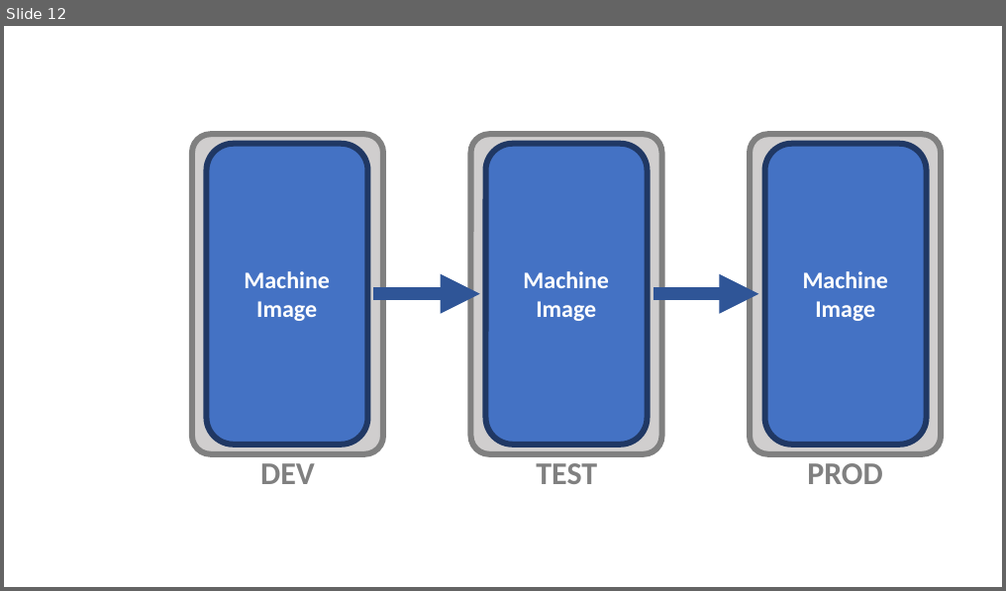
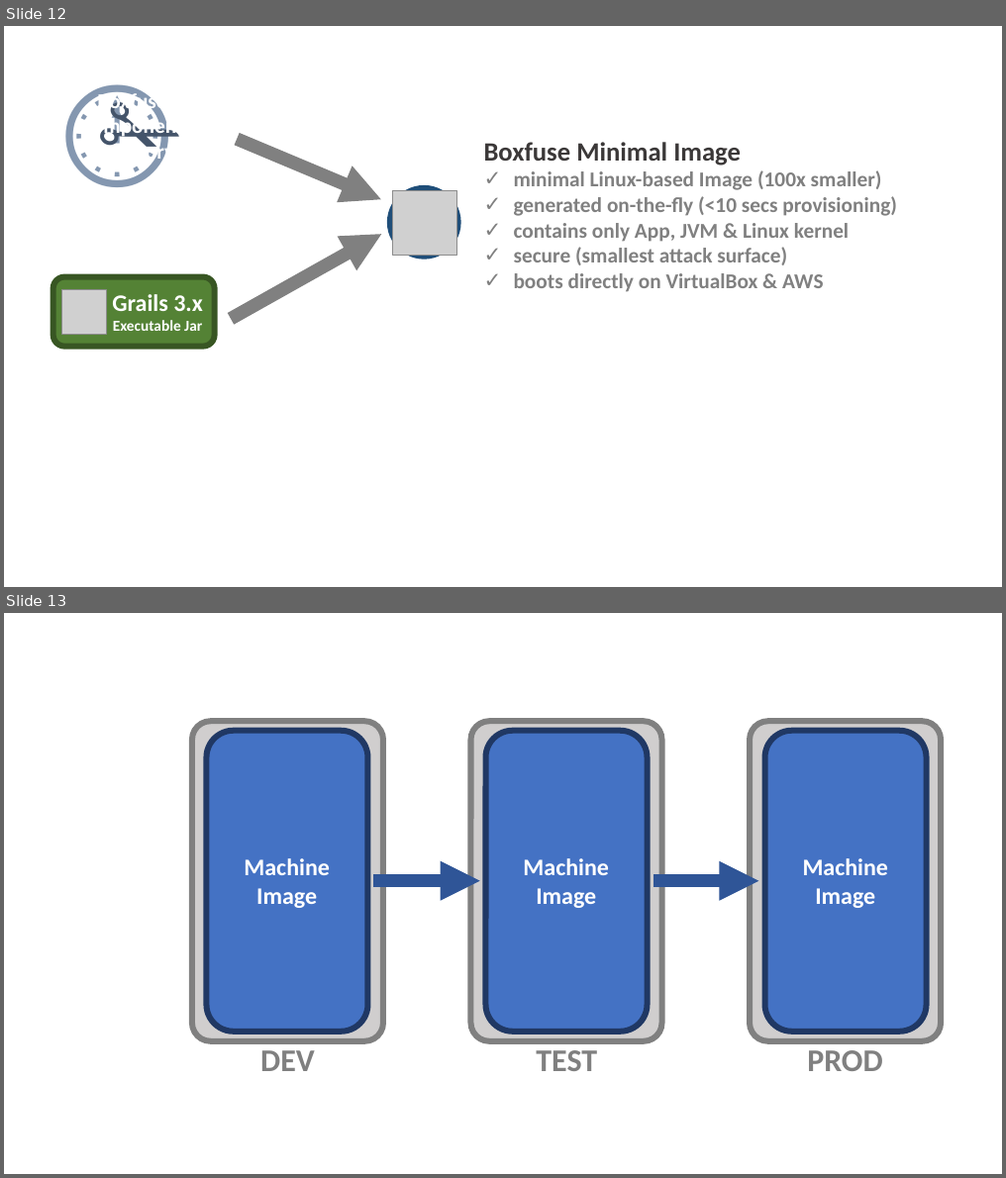
Before and after one commit to flyway/boxfuse.com, a slide deck: _sources/GettingStarted.pptx. Shown one above the other, each under a label of ours: slide 12 before the commit, slides 12 and 13 after it. The pictures are 1006x591 and 1006x1178 pixels, drawn with LibreOffice and Linux fonts; fonts in the diff are those of the drawing; grey boxes stand for pictures. Boxes give left, top, right and bottom in pixels: in the first picture for what was removed or moved away, otherwise in the second. Text is boxed around its words. In the diff, an @@ line names an element or a change of style, - is before the commit and + after.

Commit message:
Added Grails support

```diff
--- a/_sources/GettingStarted.pptx
+++ b/_sources/GettingStarted.pptx
@@ slide 12 added at bbox=[4, 26, 1002, 587], background #FFFFFF @@
@@ text added at bbox=[56, 40, 208, 204], 199 pt, text #8497B0 @@
+🕛
@@ text added at bbox=[95, 65, 169, 190], 151 pt, text #44546A @@
+✁
@@ text added at bbox=[81, 90, 184, 165], 32 pt, text #FFFFFF, bold @@
+Boxfuse Component Inventory
@@ arrow added from (237, 139) to (381, 199), #808080 20 pt @@
@@ text added at bbox=[484, 142, 897, 292], 32 pt, text #808080, bold @@
+Boxfuse Minimal Image
+✓ minimal Linux-based Image (100x smaller)
+✓ generated on-the-fly (<10 secs provisioning)
+✓ contains only App, JVM & Linux kernel
+✓ secure (smallest attack surface)
+✓ boots directly on VirtualBox & AWS
@@ ellipse added at bbox=[390, 188, 457, 256], fill #2E75B6, outline #1F4E79 9 pt @@
@@ picture added at bbox=[393, 190, 456, 255] @@
@@ arrow added from (231, 319) to (381, 234), #808080 20 pt @@
@@ rounded rectangle added at bbox=[53, 276, 215, 347], fill #548235, outline #385723 9 pt @@
@@ picture added at bbox=[62, 289, 106, 334] @@
@@ text added at bbox=[112, 294, 203, 331], 23 pt, text #FFFFFF, bold @@
+Grails 3.x
+Executable Jar
@@ what was slide 12 is now slide 13 @@
```
Also in this commit, not shown: 2 slides changed, 1 other slide added, 1 slide removed, 21 other files.
